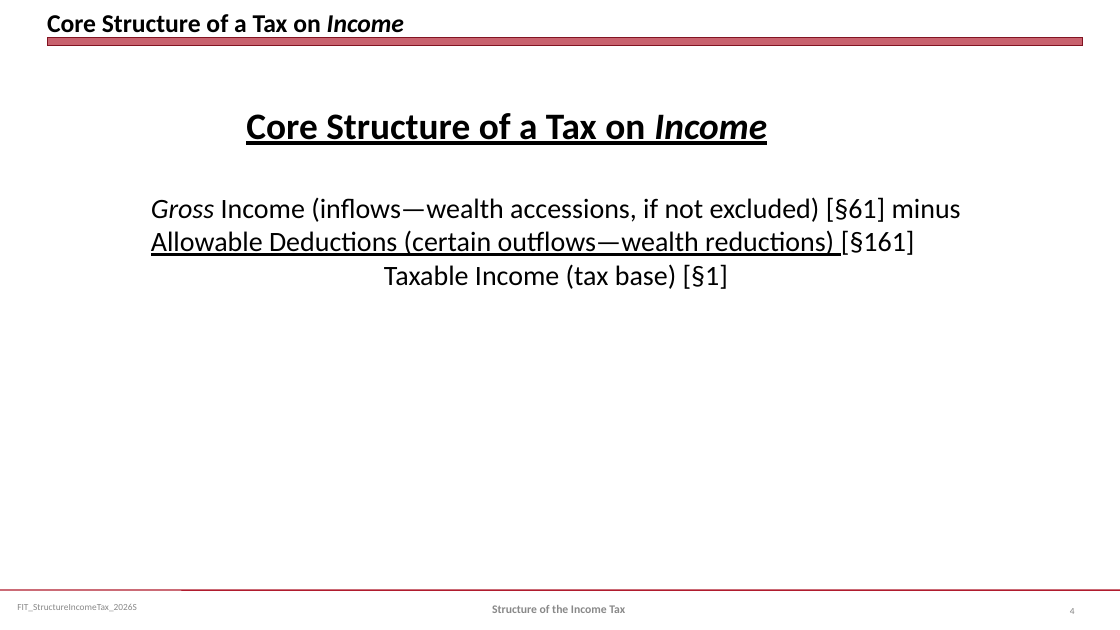
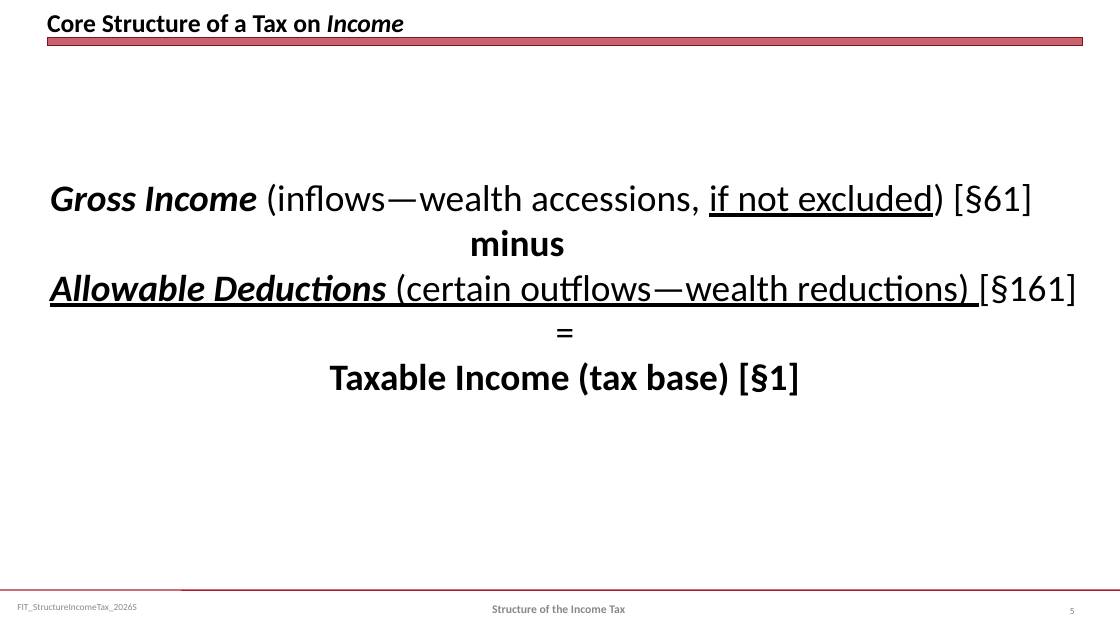
Before and after one commit to jmc877/Fed-Income-Tax, a slide deck: slide 5 of slides/FIT_StructureIncomeTax_2026S.pptx (slide 4 before the commit). Drawn at 1120x630 pixels with LibreOffice and Linux fonts; fonts in the diff are those of the drawing. Boxes give left, top, right and bottom in pixels: in the first picture for what was removed or moved away, otherwise in the second. Text is boxed around its words. In the diff, an @@ line names an element or a change of style, - is before the commit and + after.

```diff
--- a/slides/FIT_StructureIncomeTax_2026S.pptx
+++ b/slides/FIT_StructureIncomeTax_2026S.pptx
@@ text removed at (246, 113, 767, 145) @@
-Core Structure of a Tax on Income
@@ text "Gross Income (inflows—wealth accessions, if ...": place and size @@
-text "Gross Income (inflows—wealth accessions, if ..." at (151, 197, 961, 289)
+text "Gross Income (inflows—wealth accessions, if ..." at (50, 184, 1077, 396)
@@ text at (50, 184, 1032, 257): text changed; size 24 to 32 pt @@
-Gross Income (inflows—wealth accessions, if not excluded) [§61] minus
+Gross Income (inflows—wealth accessions, if not excluded) [§61]
+minus
@@ text at (50, 274, 1077, 307): size 24 to 32 pt in "Allowable Deductions (certain outflows—wealth reductions) [§ ..."; bold on, italic on in "Allowable Deductions" @@
@@ text at (330, 362, 800, 396): text changed; size 24 to 32 pt; bold on @@
-Taxable Income (tax base) [§1]
+=
+Taxable Income (tax base) [§1]
```
Also in this commit, not shown: 21 other slides changed, 5 slides added, 2 other files.
